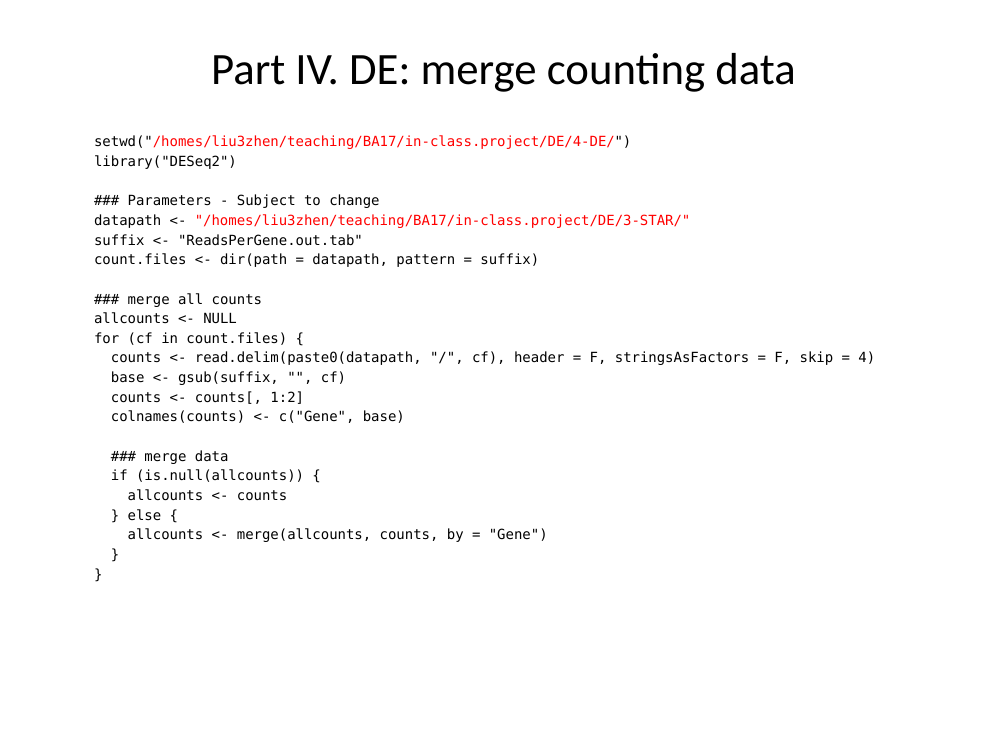
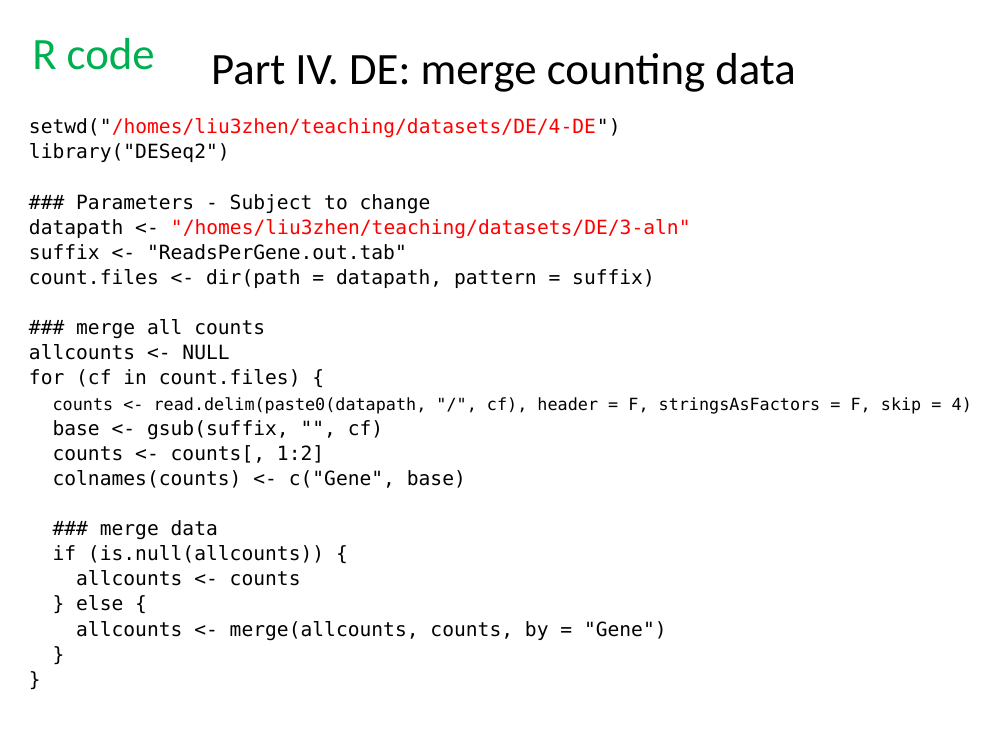
Before and after one commit to liu3zhenlab/teaching, a slide deck: slide 22 of PLPTH813Bioinformatis/2021/inclassProjects/lecture02_in-class-project/RNA-Seq/in-class.project_DE.pptx. Drawn at 1008x756 pixels with LibreOffice and Linux fonts; fonts in the diff are those of the drawing. Boxes give left, top, right and bottom in pixels: in the first picture for what was removed or moved away, otherwise in the second. Text is boxed around its words. In the diff, an @@ line names an element or a change of style, - is before the commit and + after.

```diff
--- a/PLPTH813Bioinformatis/2021/inclassProjects/lecture02_in-class-project/RNA-Seq/in-class.project_DE.pptx
+++ b/PLPTH813Bioinformatis/2021/inclassProjects/lecture02_in-class-project/RNA-Seq/in-class.project_DE.pptx
@@ text added at (32, 38, 155, 70), 32 pt, text #00B050 @@
+R code
@@ text "setwd("/homes/liu3zhen/teaching/datasets/DE/4-DE")": place and size @@
-text "setwd("/homes/liu3zhen/teaching/datasets/DE/4-DE")" at (94, 135, 875, 542)
+text "setwd("/homes/liu3zhen/teaching/datasets/DE/4-DE")" at (29, 118, 972, 641)
@@ text at (29, 118, 621, 138): text changed; size 10 to 14 pt @@
-setwd("/homes/liu3zhen/teaching/BA17/in-class.project/DE/4-DE/")
+setwd("/homes/liu3zhen/teaching/datasets/DE/4-DE")
@@ text at (29, 143, 972, 641): size 10 to 14 pt in "library("DESeq2")", "### Parameters - Subject to change", "suffix <- "ReadsPerGene.out.tab"", "count.files <- dir(path = datapath, pattern = ..." and 13 more places; size 10 to 12 pt in "counts <- read.delim(paste0(datapath, "/", cf), header = ..."; line spacing 1 to 0.9 @@
@@ text at (29, 219, 691, 239): text changed; size 10 to 14 pt @@
-datapath <- "/homes/liu3zhen/teaching/BA17/in-class.project/DE/3-STAR/"
+datapath <- "/homes/liu3zhen/teaching/datasets/DE/3-aln"
```
Also in this commit, not shown: 14 other slides changed, 4 slides added, 2 slides removed, 19 other files.
